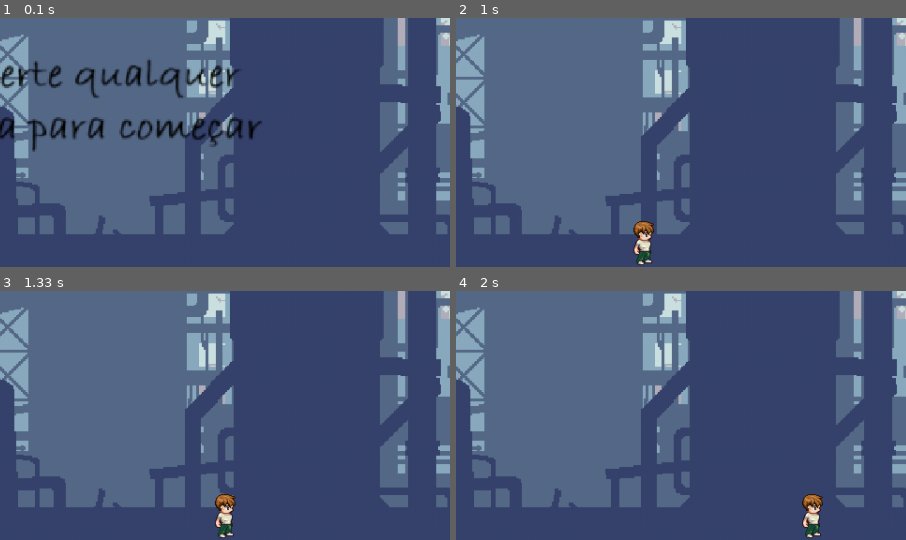
Above: before the commit, frames 1-4 (two rows, left to right).
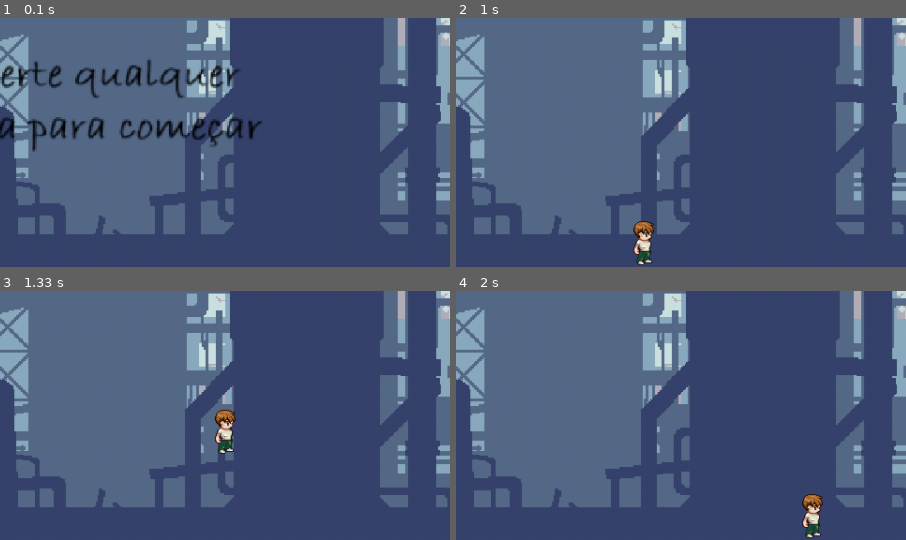
Above: after the commit, the same moments.

Repository: GabrielHenrique1909/PyGame_AntDavGab
Game: pygame game, started from jogo_v1.py
Two runs of this game, one before a commit and one after it. Both use one fixed random seed, a clock stepped at 60 frames per second and the inputs below.
Inputs:
- Up to frame 1 (0.1 s): no input
- Up to frame 2 (1 s): tap Space at 0.33 s; hold Right from 0.67 s (still down)
- Up to frame 3 (1.33 s): release Right at 1.13 s; hold Up from 1.17 s (still down)
- Up to frame 4 (2 s): release Up at 1.47 s; hold Right 1.5-1.97 s
The pictures show only the part of the screen within x 40-90%, y 50-100%; the shares and areas given below are measured in that part.

Frames 1-2 are identical in both runs. In frame 3, 1.3% of the frame differs, in the area x 47-53%, y 47-100%; in frame 4, nothing differs.

Commit message:
um pulo por vez

Diff:
--- a/game_screen.py
+++ b/game_screen.py
@@ -43,8 +43,8 @@
                         player.speedx -= 5
                     if event.key == pygame.K_RIGHT:
                         player.speedx += 5
-                    if event.key == pygame.K_SPACE:
-                        player.speedy = -20
+                    if event.key == pygame.K_UP:
+                        player.jump()
                     if event.key == pygame.K_ESCAPE:
                         state = OVER
 
@@ -60,9 +60,6 @@
         # ----- Atualiza estado do jogo
         # Atualizando a posição dos meteoros
 
-        #aplicando gravidade
-        player.speedy += ACELERACAO
-
 
         all_sprites.update()
 
--- a/sprites.py
+++ b/sprites.py
@@ -2,9 +2,16 @@
 from config import WIDTH, HEIGHT, BEN_WIDTH, BEN_HEIGHT
 from assets import BEN_IMG, IDLE_RIGHT
 
+STILL = 0
+JUMPING = 1
+FALLING = 2
+ACELERACAO = 2
+JUMP_SIZE = 20
+
 class Ben(pygame.sprite.Sprite):
     def __init__(self, groups, assets):
         pygame.sprite.Sprite.__init__(self)
+        self.state = STILL
 
         self.image = assets[BEN_IMG]
         self.mask = pygame.mask.from_surface(self.image)
@@ -17,18 +24,31 @@
         self.assets = assets
 
     def update(self):
+        self.speedy += ACELERACAO
+        if self.speedy > 0:
+            self.state = FALLING
+            if self.rect.bottom == HEIGHT:
+                self.speedy = 0
+                self.state = STILL
+        self.rect.y += self.speedy
+        if self.rect.bottom > HEIGHT:
+            self.rect.bottom = HEIGHT
+        if self.rect.top < 0:
+            self.rect.top = 0
+
         self.rect.x += self.speedx
-        self.rect.y += self.speedy
 
         # Mantem dentro da tela
         if self.rect.right > WIDTH:
             self.rect.right = WIDTH
         if self.rect.left < 0:
             self.rect.left = 0
-        if self.rect.bottom > HEIGHT:
-            self.rect.bottom = HEIGHT
-        if self.rect.top < 0:
-            self.rect.top = 0
+
+    def jump(self):
+        # Só pode pular se ainda não estiver pulando ou caindo
+        if self.state == STILL:
+            self.speedy -= JUMP_SIZE
+            self.state = JUMPING
 
 class Idle_Right(pygame.sprite.Sprite):
     # Construtor da classe.
